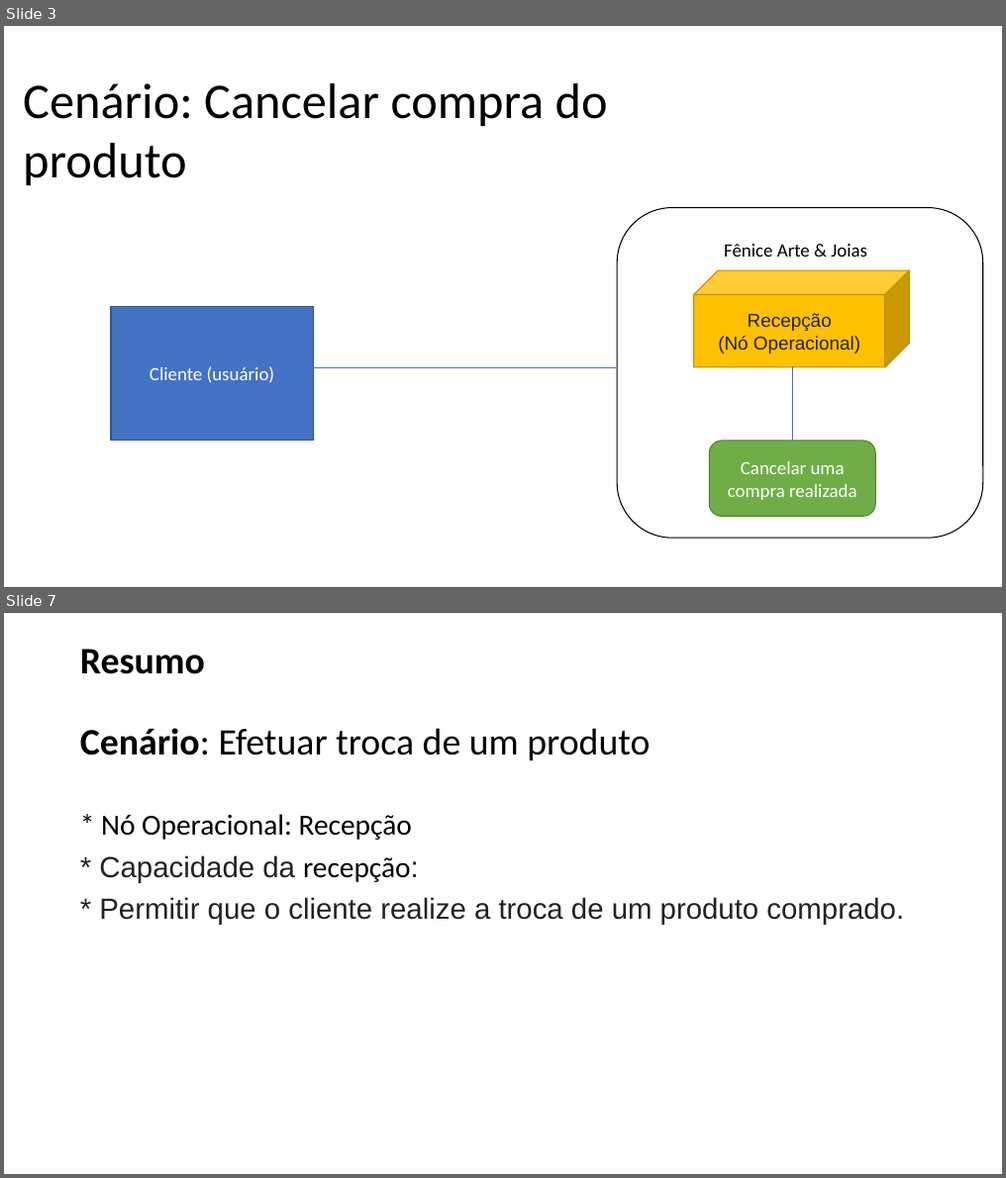
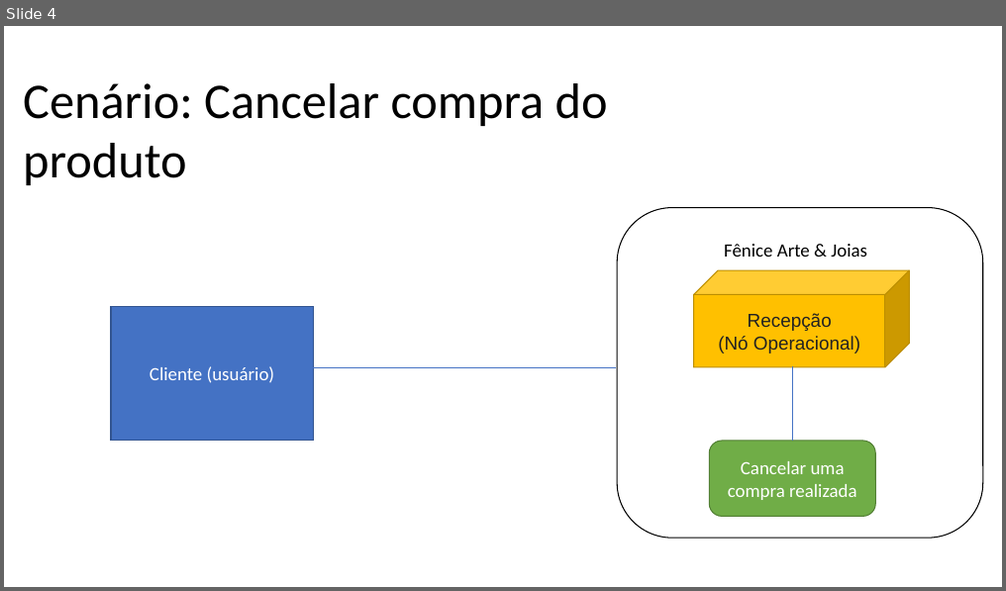
Before and after one commit to brendonimpacta/OPE_RequestSolved, a slide deck: 15. Arquitetura de Negócio para cada Cenário.pptx. Shown one above the other, each under a label of ours: slides 3 and 7 before the commit, slide 4 after it; the slides between them are not shown. The pictures are 1006x1178 and 1006x591 pixels, drawn with LibreOffice and Linux fonts; fonts in the diff are those of the drawing. Boxes give left, top, right and bottom in pixels: in the first picture for what was removed or moved away, otherwise in the second. Text is boxed around its words. In the diff, an @@ line names an element or a change of style, - is before the commit and + after.

```diff
--- a/15. Arquitetura de Negócio para cada Cenário.pptx
+++ b/15. Arquitetura de Negócio para cada Cenário.pptx
@@ slide 7 removed at <box>4,613,1002,1174</box>, background #FFFFFF @@
@@ title removed at <box>80,649,649,761</box> @@
-Resumo
-Cenário: Efetuar troca de um produto
@@ text removed at <box>99,814,904,925</box> @@
-* Nó Operacional: Recepção
-* Capacidade da recepção:
-* Permitir que o cliente realize a troca de um produto comprado.
@@ what was slide 3 is now slide 4 @@
```
Also in this commit, not shown: 3 slides changed, 2 other slides removed.
